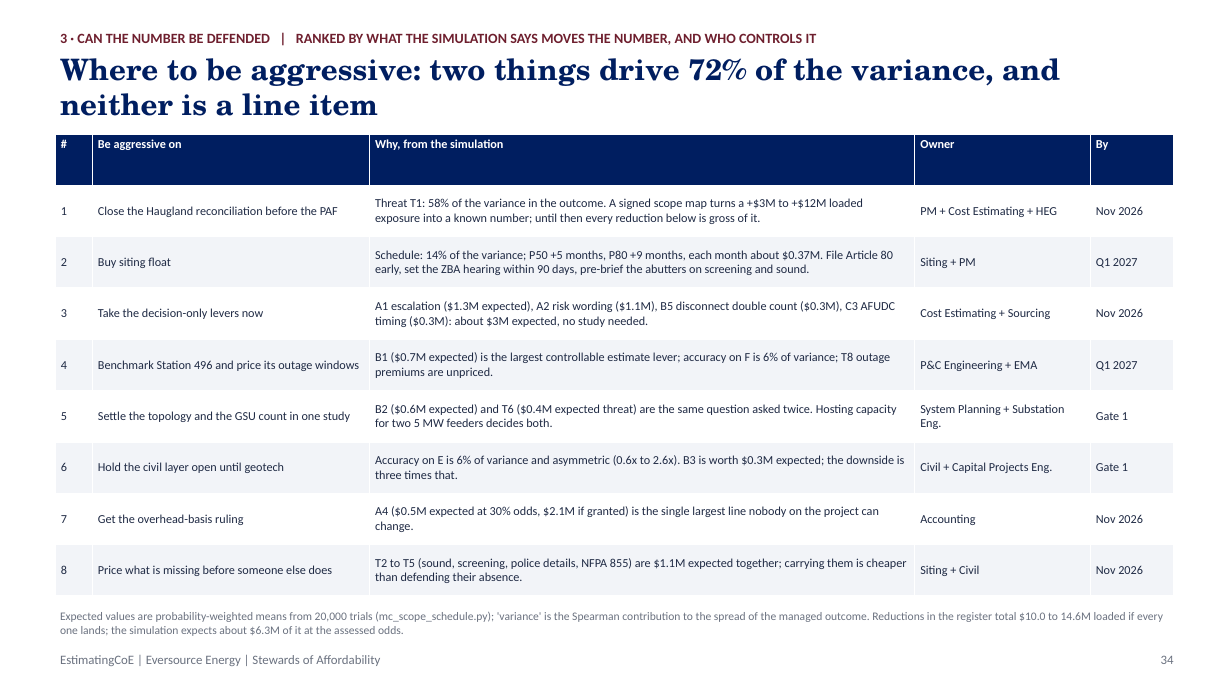
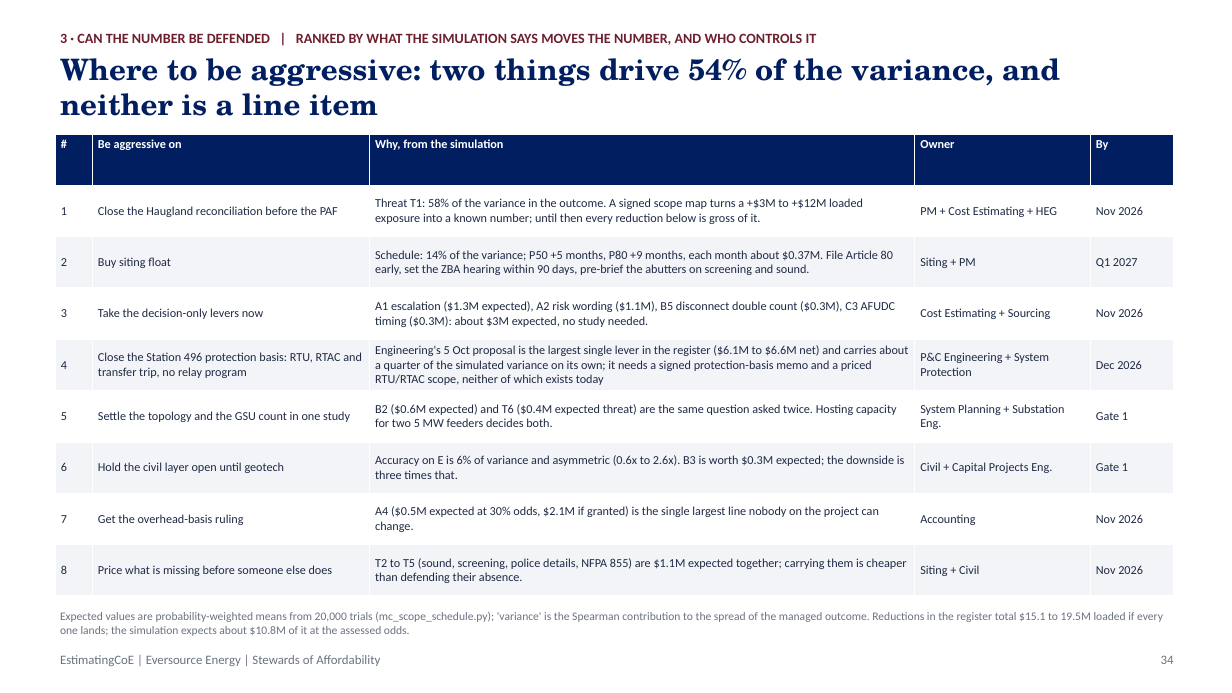
Before and after one commit to gbassaragh/BESS, a slide deck: slide 34 of Hyde Park BESS/6) Cost Analysis Deliverables/Hyde Park BESS - Cost Analysis Deck.pptx. Drawn at 1232x693 pixels with LibreOffice and Linux fonts; fonts in the diff are those of the drawing. Boxes give left, top, right and bottom in pixels: in the first picture for what was removed or moved away, otherwise in the second. Text is boxed around its words. In the diff, an @@ line names an element or a change of style, - is before the commit and + after.

```diff
--- a/Hyde Park BESS/6) Cost Analysis Deliverables/Hyde Park BESS - Cost Analysis Deck.pptx
+++ b/Hyde Park BESS/6) Cost Analysis Deliverables/Hyde Park BESS - Cost Analysis Deck.pptx
@@ text at [60,58,1060,116]: text changed @@
-Where to be aggressive: two things drive 72% of the variance, and neither is a line item
+Where to be aggressive: two things drive 54% of the variance, and neither is a line item
@@ table at [55,134,1174,596] @@
-row 5: 4 | Benchmark Station 496 and price its outage windows | B1 ($0.7M expected) is the largest controllable estimate lever; accuracy on F is 6% of variance; T8 outage premiums are unpriced. | P&C Engineering + EMA | Q1 2027
+row 5: 4 | Close the Station 496 protection basis: RTU, RTAC and transfer trip, no relay program | Engineering's 5 Oct proposal is the largest single lever in the register ($6.1M to $6.6M net) and carries about a quarter of the simulated variance on its own; it needs a signed protection-basis memo and a priced RTU/RTAC scope, neither of which exists today | P&C Engineering + System Protection | Dec 2026
@@ text at [60,612,1163,636]: text changed @@
-Expected values are probability-weighted means from 20,000 trials (mc_scope_schedule.py); 'variance' is the Spearman contribution to the spread of the managed outcome. Reductions in the register total $10.0 to 14.6M loaded if every one lands; the simulation expects about $6.3M of it at the assessed odds.
+Expected values are probability-weighted means from 20,000 trials (mc_scope_schedule.py); 'variance' is the Spearman contribution to the spread of the managed outcome. Reductions in the register total $15.1 to 19.5M loaded if every one lands; the simulation expects about $10.8M of it at the assessed odds.
```
Also in this commit, not shown: 9 other slides changed, 23 other files.
